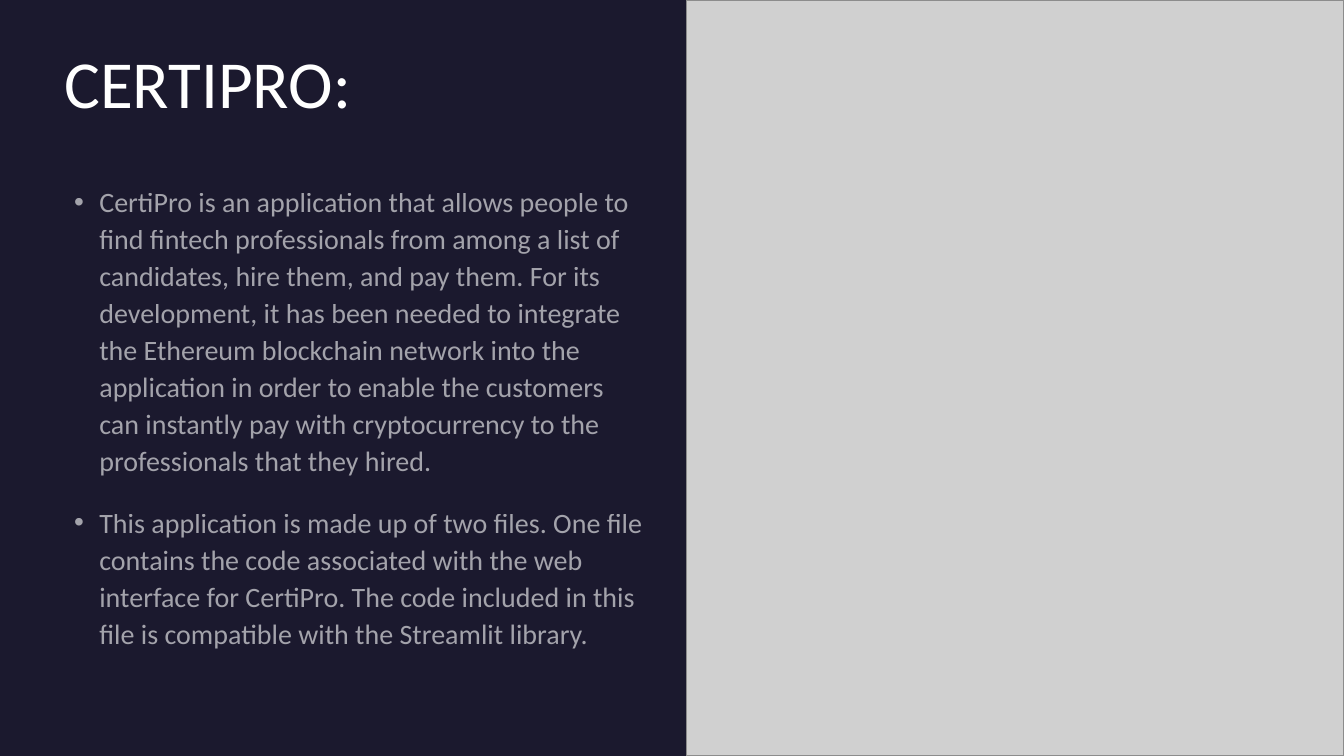
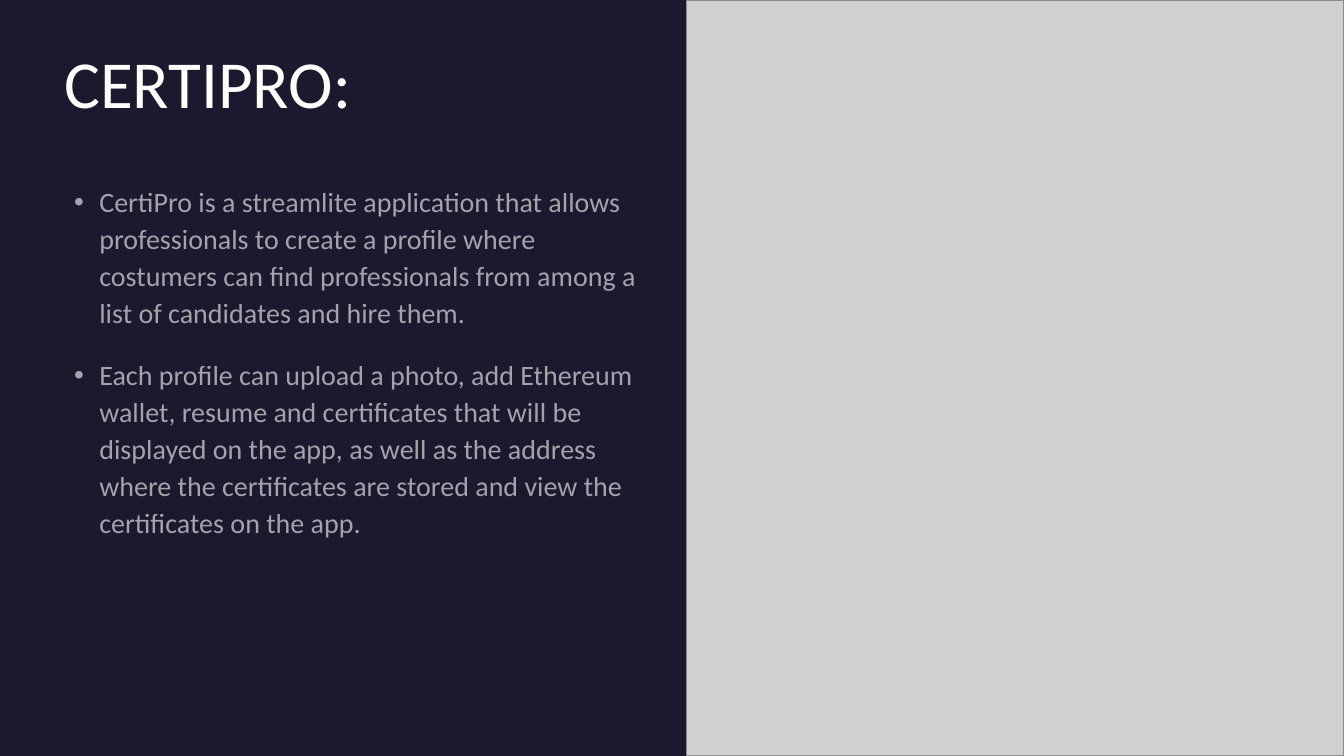
Before and after one commit to Jraigos/CertiPro, a slide deck: slide 7 of Project_Presentation_CERTIPRO.pptx (slide 6 before the commit). Drawn at 1344x756 pixels with LibreOffice and Linux fonts; fonts in the diff are those of the drawing; grey boxes stand for pictures. Boxes give left, top, right and bottom in pixels: in the first picture for what was removed or moved away, otherwise in the second. Text is boxed around its words. In the diff, an @@ line names an element or a change of style, - is before the commit and + after.

Commit message:
Presentation

```diff
--- a/Project_Presentation_CERTIPRO.pptx
+++ b/Project_Presentation_CERTIPRO.pptx
@@ text at <box>99,193,635,538</box>: text changed @@
-• CertiPro is an application that allows people to find fintech professionals from among a list of candidates, hire them, and pay them. For its development, it has been needed to integrate the Ethereum blockchain network into the application in order to enable the customers can instantly pay with cryptocurrency to the professionals that they hired.
-• This application is made up of two files. One file contains the code associated with the web interface for CertiPro. The code included in this file is compatible with the Streamlit library.
+• CertiPro is a streamlite application that allows professionals to create a profile where costumers can find professionals from among a list of candidates and hire them.
+• Each profile can upload a photo, add Ethereum wallet, resume and certificates that will be displayed on the app, as well as the address where the certificates are stored and view the certificates on the app.
```
Also in this commit, not shown: 7 other slides changed, 2 slides added, 1 slide removed.
